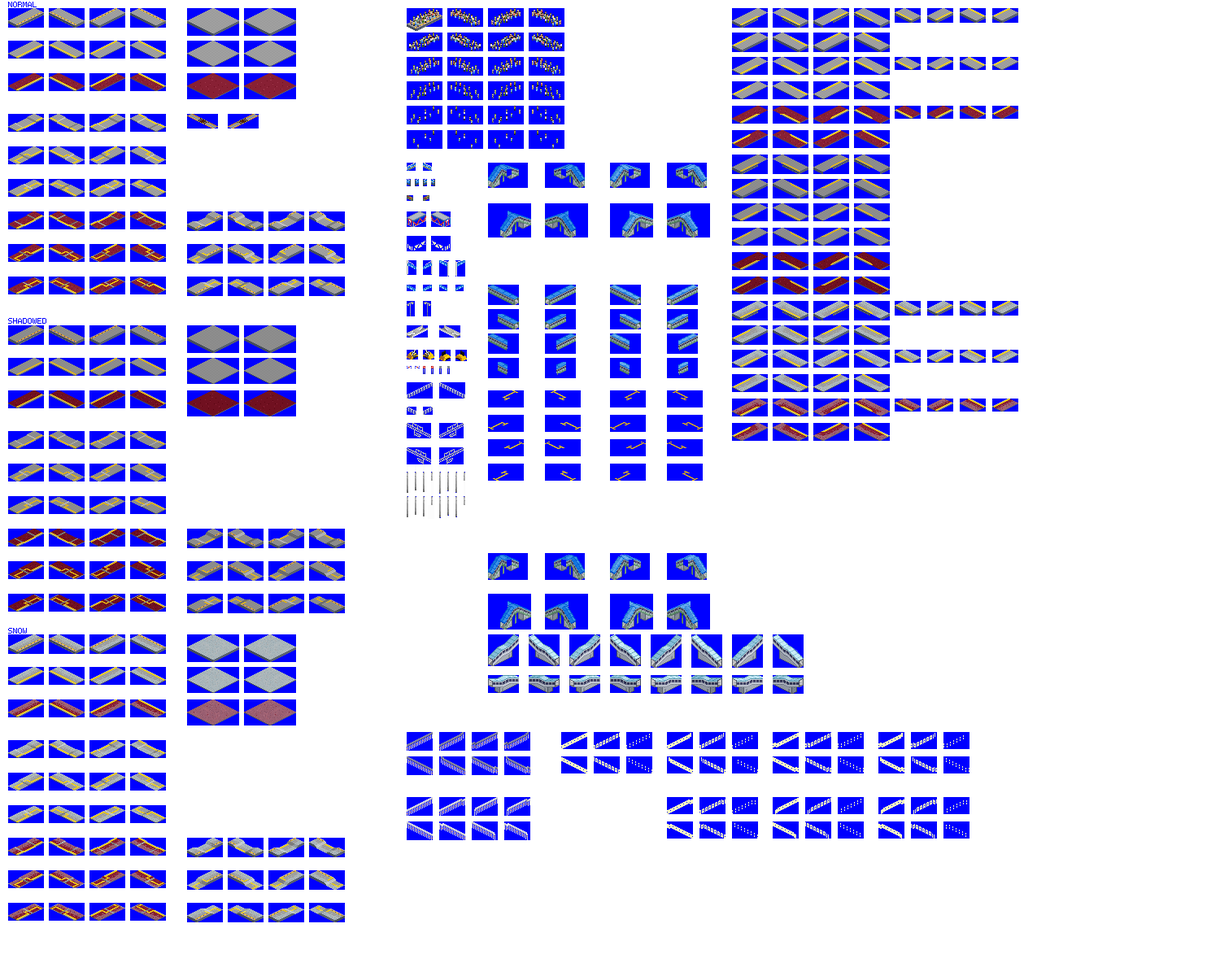
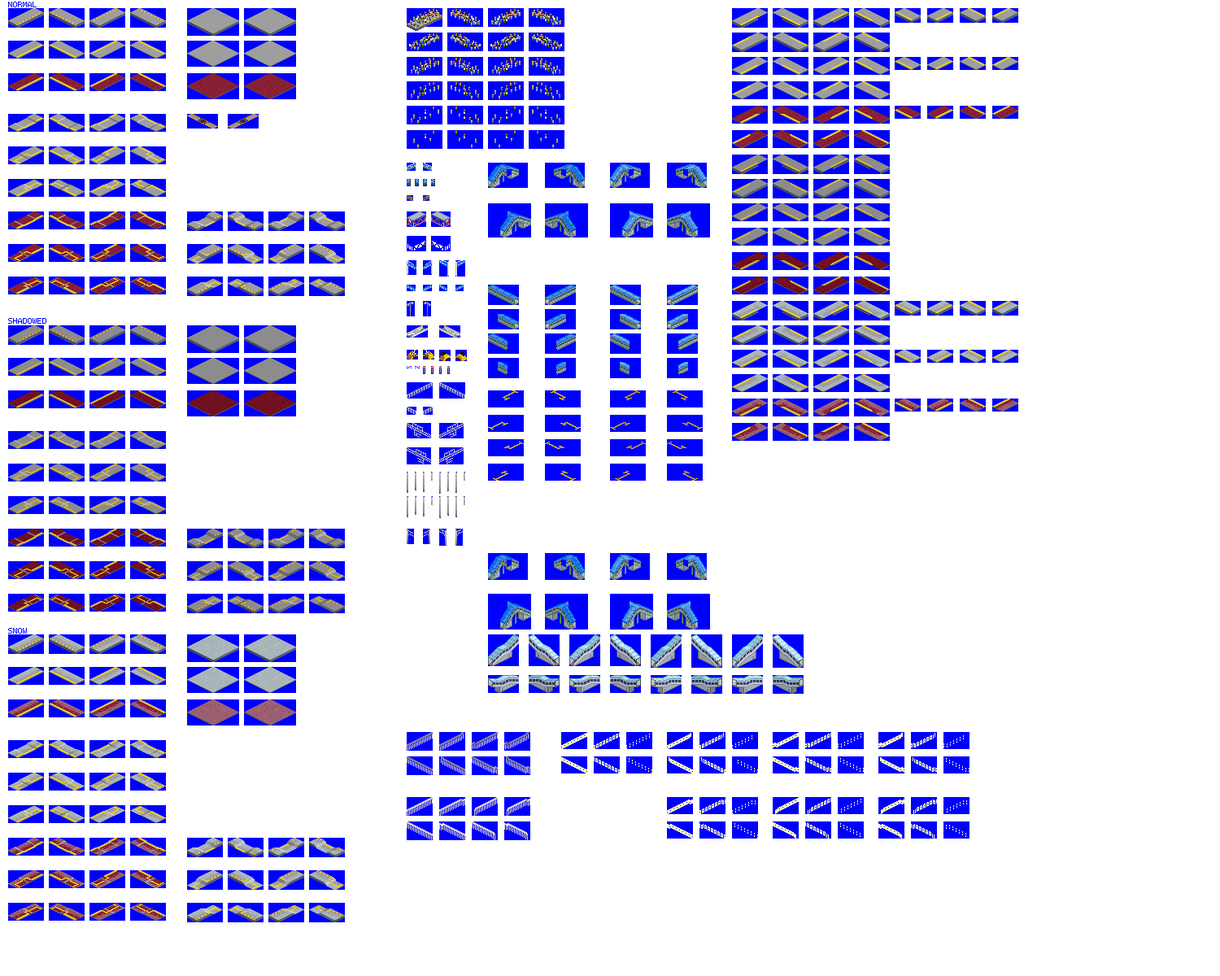
Revision of a layered 1220px x 976px image; what changed, layer by layer:
painted on "platforms" over [406, 433, 463, 546]
painted on "bg" over [406, 528, 463, 546]
